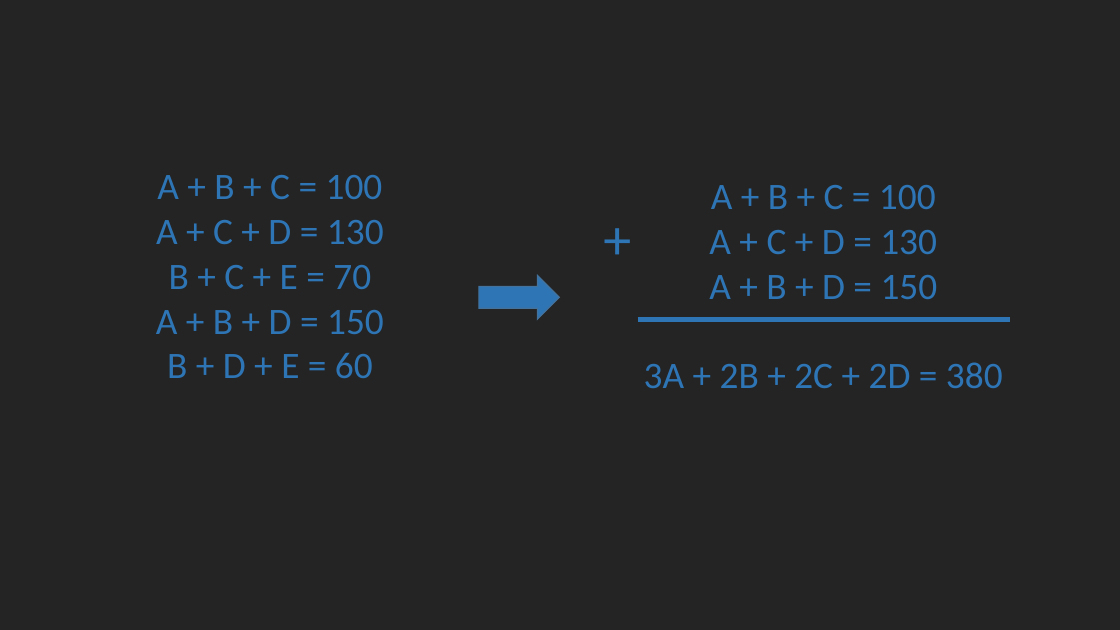
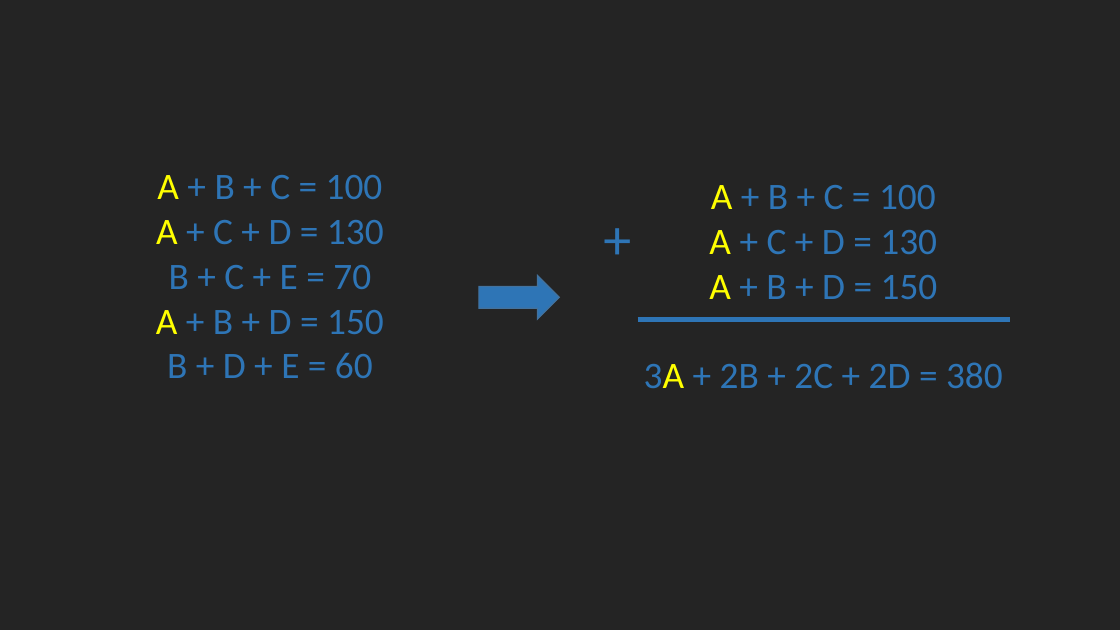
Before and after one commit to dithier/FinalProject, a slide deck: slide 10 of Slides for Video.pptx. Drawn at 1120x630 pixels with LibreOffice and Linux fonts; fonts in the diff are those of the drawing. Boxes give left, top, right and bottom in pixels: in the first picture for what was removed or moved away, otherwise in the second. Text is boxed around its words. In the diff, an @@ line names an element or a change of style, - is before the commit and + after.

```diff
--- a/Slides for Video.pptx
+++ b/Slides for Video.pptx
@@ text at [156, 175, 384, 334]: text colour #2E75B6 to #FFFF00 in "A", "A", "A" @@
@@ text "A + B + C ..." at [644, 185, 1003, 388]: text colour #2E75B6 to #FFFF00 in "A", "A", "A", "3A" @@
```
Also in this commit, not shown: 1 other file.
